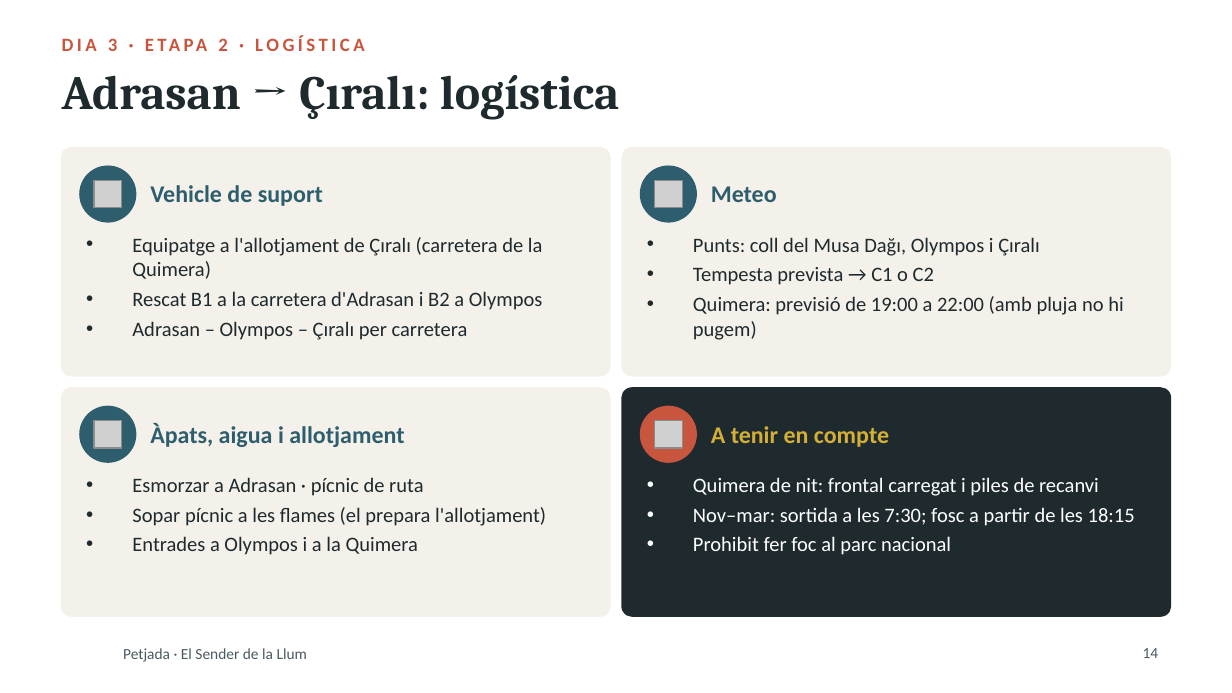
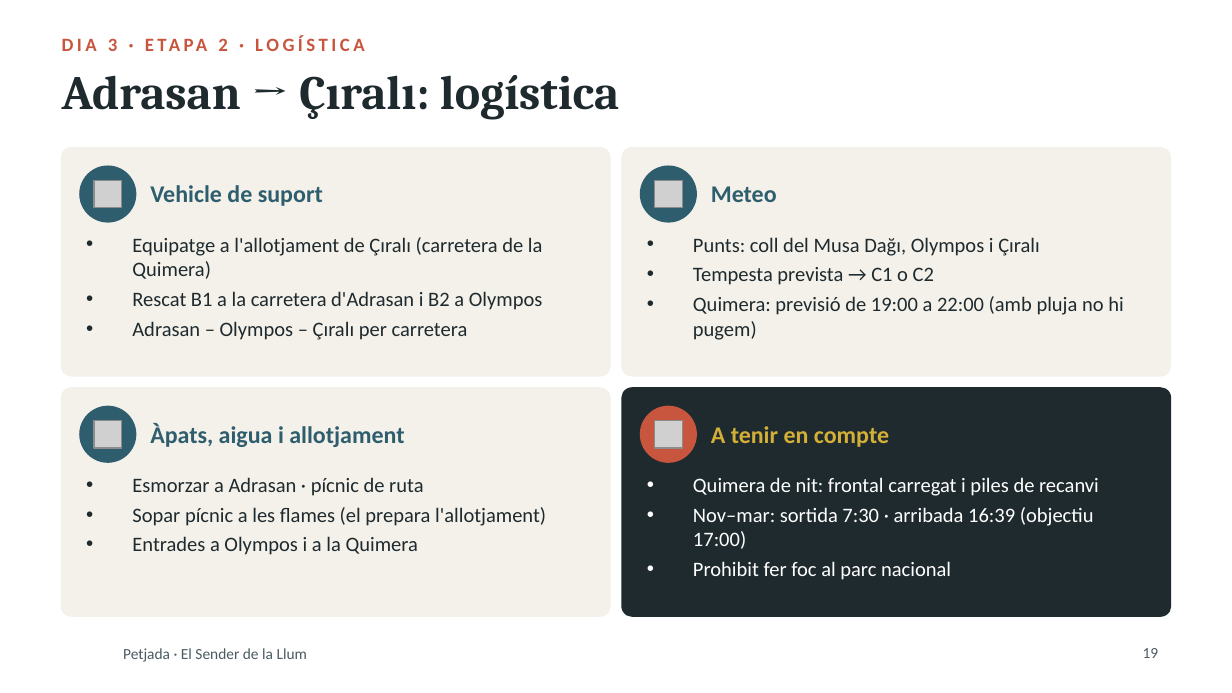
Before and after one commit to stosalca/sender-de-la-llum, a slide deck: slide 19 of Presentacio_2_Petjada.pptx (slide 14 before the commit). Drawn at 1232x693 pixels with LibreOffice and Linux fonts; fonts in the diff are those of the drawing; grey boxes stand for pictures; background and template pictures are left out. Boxes give left, top, right and bottom in pixels: in the first picture for what was removed or moved away, otherwise in the second. Text is boxed around its words. In the diff, an @@ line names an element or a change of style, - is before the commit and + after.

```diff
--- a/Presentacio_2_Petjada.pptx
+++ b/Presentacio_2_Petjada.pptx
@@ text at bbox=[693, 507, 1094, 549]: text changed @@
-• Nov–mar: sortida a les 7:30; fosc a partir de les 18:15
+• Nov–mar: sortida 7:30 · arribada 16:39 (objectiu 17:00)
@@ page number at bbox=[1143, 648, 1159, 658]: text changed @@
-14
+19
```
Also in this commit, not shown: 17 other slides changed, 14 slides added, 41 other files.
